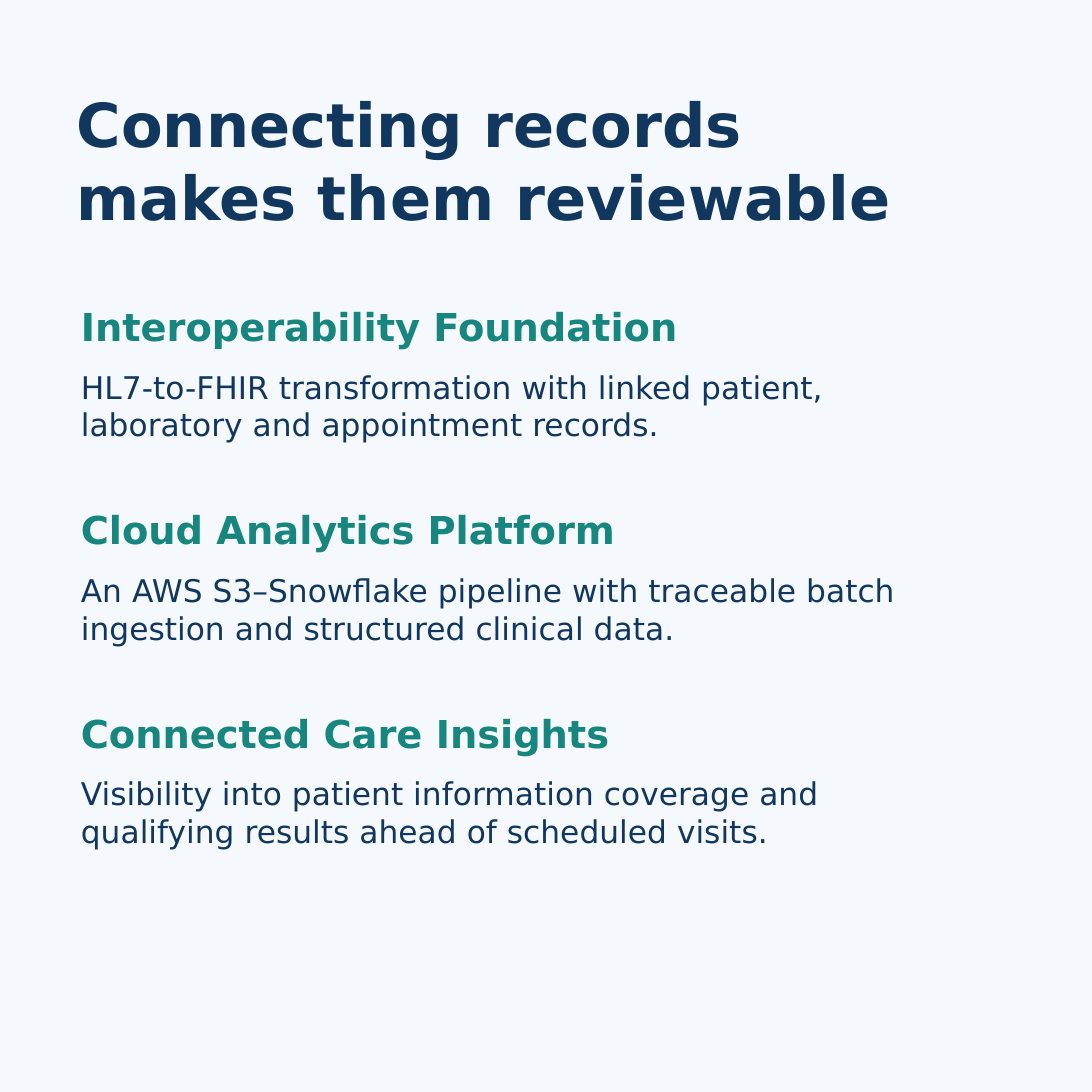
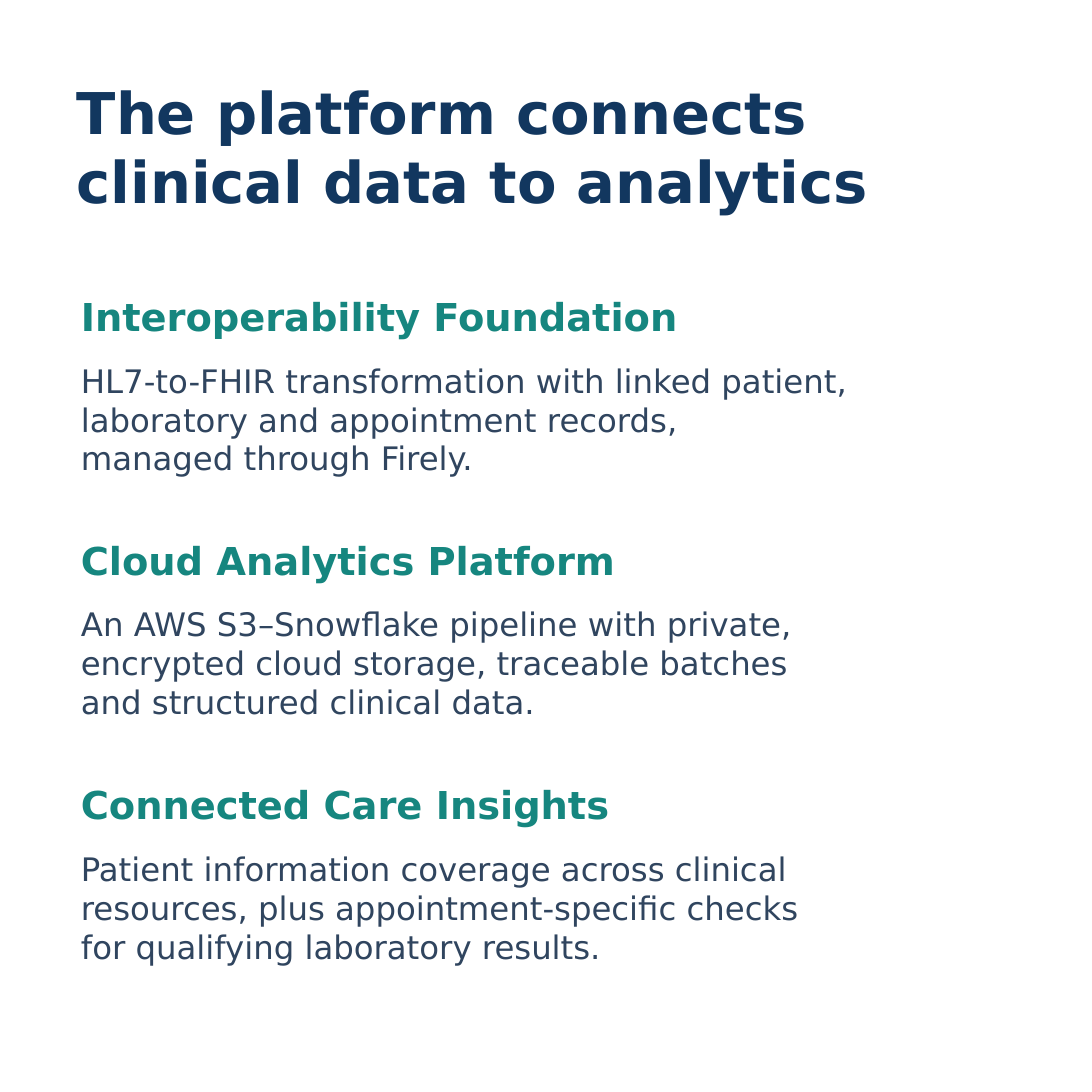
Before and after one commit to tarunL2203/hl7-fhir-connected-care, a slide deck: slide 2 of docs/presentations/Connected-Care-LinkedIn-Carousel.pptx. Drawn at 1092x1092 pixels with LibreOffice and Linux fonts; fonts in the diff are those of the drawing. Boxes give left, top, right and bottom in pixels: in the first picture for what was removed or moved away, otherwise in the second. Text is boxed around its words. In the diff, an @@ line names an element or a change of style, - is before the commit and + after.

Commit message:
Revise the LinkedIn carousel
Removes the PDF export of the previous version.

```diff
--- a/docs/presentations/Connected-Care-LinkedIn-Carousel.pptx
+++ b/docs/presentations/Connected-Care-LinkedIn-Carousel.pptx
@@ background #F5F8FD to #FFFFFF @@
@@ text at <box>77,90,868,215</box>: text changed; size 45 to 42.8 pt @@
-Connecting records
-makes them reviewable
+The platform connects
+clinical data to analytics
@@ text "Interoperability Foundation": place and size @@
-text "Interoperability Foundation" at <box>81,311,677,350</box>
+text "Interoperability Foundation" at <box>81,301,677,340</box>
@@ text at <box>81,368,846,400</box>: size 23.2 to 24 pt, text colour #12375F to #30455F in "HL7-to-FHIR transformation with linked patient," @@
@@ text "HL7-to-FHIR transformation with linked patient,": place and size @@
-text "HL7-to-FHIR transformation with linked patient," at <box>81,375,822,443</box>
+text "HL7-to-FHIR transformation with linked patient," at <box>81,368,846,477</box>
@@ text at <box>81,407,677,477</box>: text changed; size 23.2 to 24 pt; text colour #12375F to #30455F @@
-laboratory and appointment records.
+laboratory and appointment records,
+managed through Firely.
@@ text "Cloud Analytics Platform": place and size @@
-text "Cloud Analytics Platform" at <box>81,514,615,553</box>
+text "Cloud Analytics Platform" at <box>81,545,615,584</box>
@@ text at <box>81,611,792,715</box>: text changed; size 23.2 to 24 pt; text colour #12375F to #30455F @@
-An AWS S3–Snowflake pipeline with traceable batch
-ingestion and structured clinical data.
+An AWS S3–Snowflake pipeline with private,
+encrypted cloud storage, traceable batches
+and structured clinical data.
@@ text "Connected Care Insights": place and size @@
-text "Connected Care Insights" at <box>81,718,609,757</box>
+text "Connected Care Insights" at <box>81,789,609,828</box>
@@ text at <box>81,856,799,966</box>: text changed; size 23.2 to 24 pt; text colour #12375F to #30455F @@
-Visibility into patient information coverage and
-qualifying results ahead of scheduled visits.
+Patient information coverage across clinical
+resources, plus appointment-specific checks
+for qualifying laboratory results.
```
Also in this commit, not shown: 2 slides added, 2 slides removed, 1 other file.
